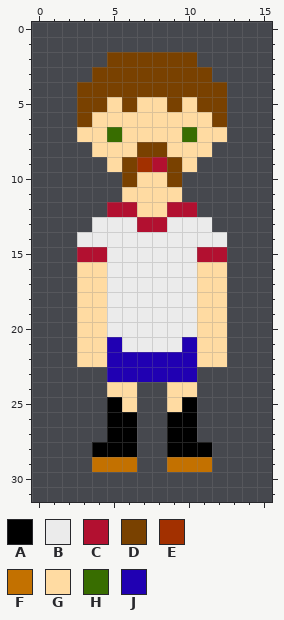
Two versions of one pixel-art file, games/poco/resources/assets/sprites/npcs/ron.ase. The picture above is the old version.
16x32 pixels, 1 frame.
Palette (. is transparent): A #000000  B #ebebeb  C #b21030  D #794100  E #a23000  F #c37100  G #ffdba2  H #386d00  J #2000b2
And afterwards:
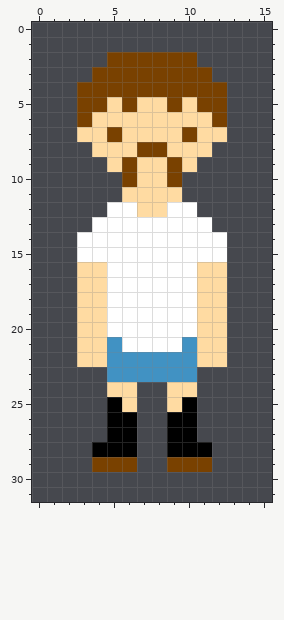
Diff:
colour B: #ebebeb -> #ffffff
colour J: #2000b2 -> #4192c3
Changed rows in their new state; - is a pixel that keeps its letter.
first column x 3:
 7 --D----D--
 9 ----GG----
12 --BB--BB--
13 ----BB----
15 BB------BB
first column x 4:
29 DDD--DDD
